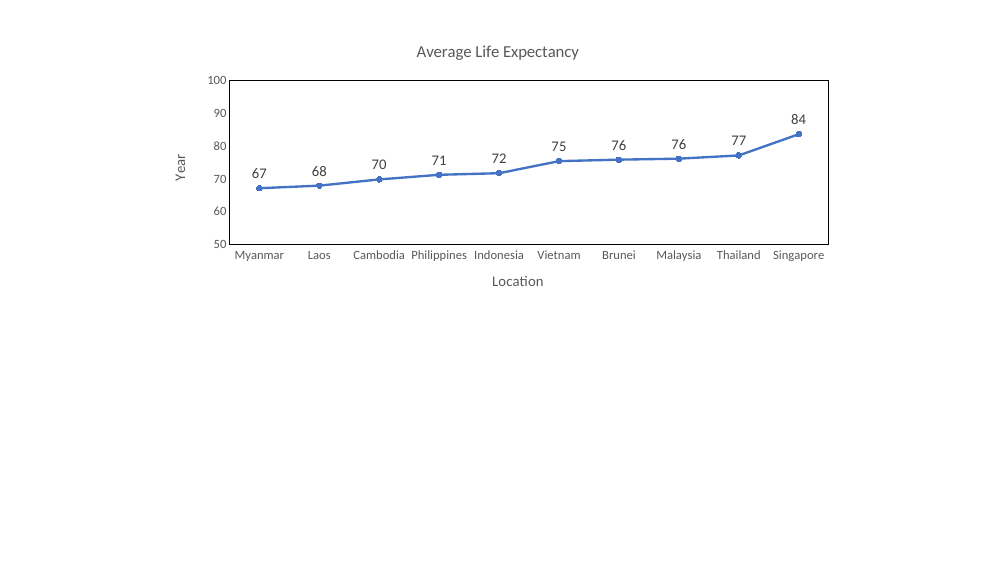
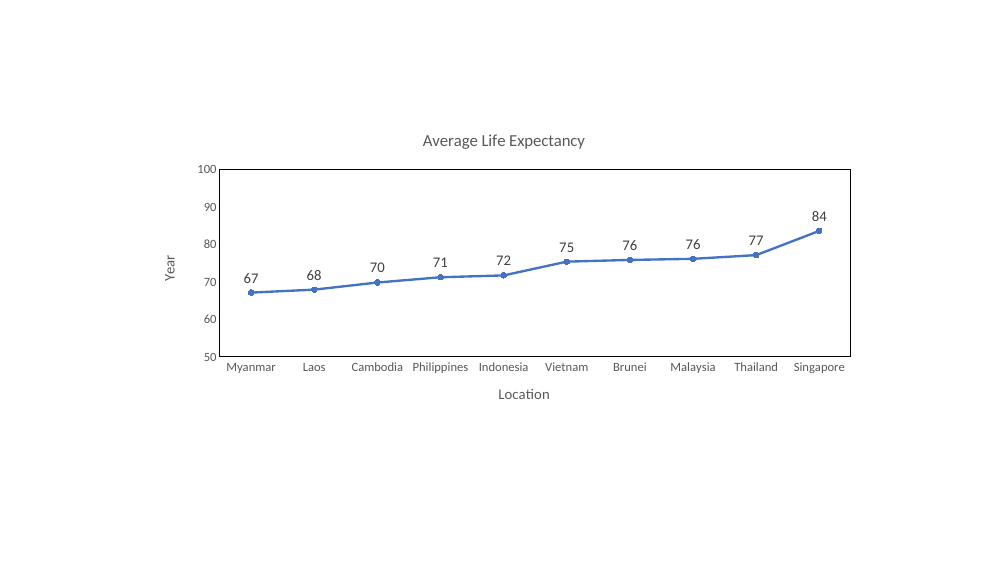
Before and after one commit to HadiSyahputraa/World-WIde-COVID, a slide deck: slide 11 of Final_Report.pptx (slide 7 before the commit). Drawn at 1008x567 pixels with LibreOffice and Linux fonts; fonts in the diff are those of the drawing. Boxes give left, top, right and bottom in pixels: in the first picture for what was removed or moved away, otherwise in the second. Text is boxed around its words. In the diff, an @@ line names an element or a change of style, - is before the commit and + after.

```diff
--- a/Final_Report.pptx
+++ b/Final_Report.pptx
@@ line chart: place and size @@
-line chart at (154,27,843,308)
+line chart at (143,116,866,420)
```
Also in this commit, not shown: 10 other slides changed, 7 slides added, 2 slides removed, 14 other files.
